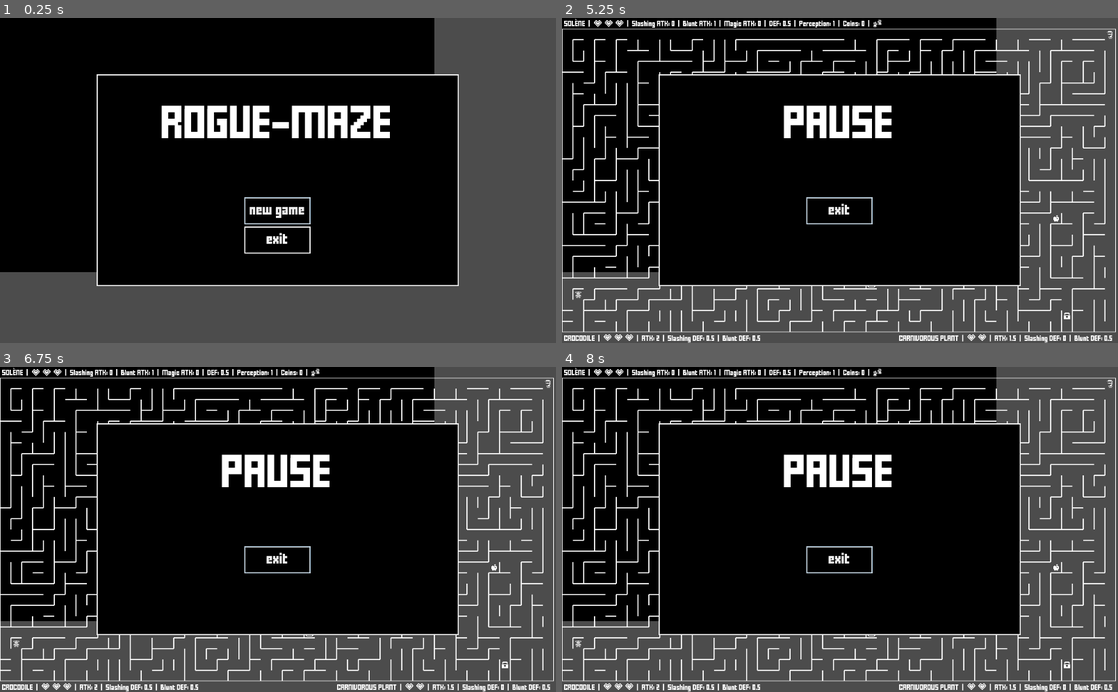
Above: before the commit, frames 1-4 (two rows, left to right).
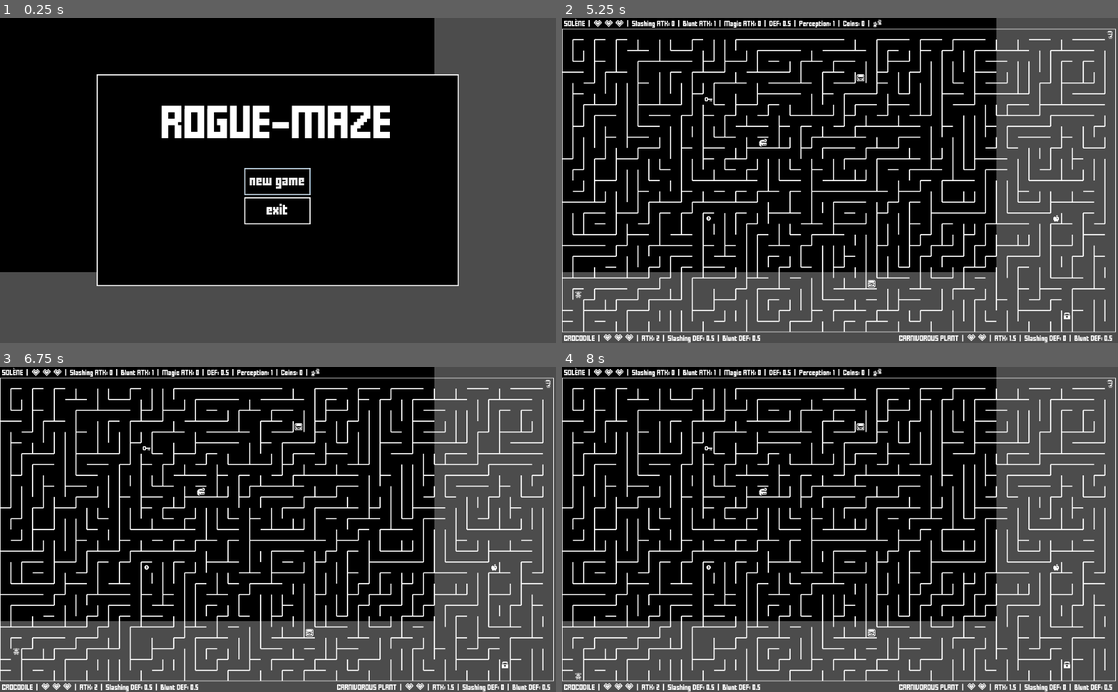
Above: after the commit, the same moments.

Repository: jGonzalezFernandez/rogue-maze
Game: Godot game, scene res://main/main.tscn
The game is run twice, just before and just after one commit, with the same random seed, the same clock (stepped at 60 frames per second) and the same inputs.
Inputs (mouse positions are in pixels of both pictures, inside the frame that each line leads up to):
- Up to frame 1 (0.25 s): no input
- Up to frame 2 (5.25 s): click "new game" at 0.5 s; tap Enter (bomb) at 1.25, 2.75, 3.6 s; hold Right (ui_right) 1.28-2.03 s; hold Enter (bomb) 1.28-2.03 s; tap Space at 2, 3.5 s; hold Down (ui_down) 2.03-2.78 s; tap Shift (dash) at 2.1 s; hold Right (ui_right) 2.78-3.53 s; hold Backspace (teleport) 2.78-3.53 s; hold Up (ui_up) 3.53-4.28 s; hold Left (ui_left) 4.28-5 s; hold Shift (dash) 4.28-5 s; tap Escape (menu) at 4.9 s; click (840, 180) at 5 s, where only the run after the commit has a clickable "continue"
- Up to frame 3 (6.75 s): hold Left (ui_left) 5.78-6.53 s; tap Backspace (teleport) at 5.85 s; hold Down (ui_down) from 6.53 s (still down); hold Shift (dash) from 6.53 s (still down)
- Up to frame 4 (8 s): release Down (ui_down) at 7.28 s; release Shift (dash) at 7.28 s; hold Right (ui_right) from 7.28 s (still down); tap Backspace (teleport) at 7.35 s

The runs differ from the first frame. In frame 1, 0.9% of the frame differs, in the area x 43-56%, y 46-73%; in frame 2, 11%; in frame 3, 11%, in the area x 2-83%, y 17-89%; in frame 4, 11%.

Commit message:
Added functionality to some buttons. A bit of refactoring is needed

Diff:
--- a/gui_elements/popup/event_popup.gd
+++ b/gui_elements/popup/event_popup.gd
@@ -48,7 +48,6 @@
 var small_font_theme: CustomTheme
 var yes_button: Button
 var no_button: Button
-var continue_button: Button
 
 func _init(event_name: int, player: Player, menu_popup: MenuPopup, main: ColorRect, success: bool = true, intro_placeholders_content: Array = [], result_placeholders_content: Array = []).(main) -> void:
 	self.event_name = event_name
@@ -118,19 +117,14 @@
 	no_button.text = "no"
 	no_button.theme = custom_theme
 
-	continue_button = Button.new()
-	continue_button.text = "continue"
-	continue_button.focus_mode = FOCUS_ALL
-	continue_button.theme = custom_theme
-
 	v_container.add_child(yes_button)
 	v_container.add_child(no_button)
-	v_container.add_child(continue_button)
 	v_container.set_anchors_and_margins_preset(Control.PRESET_CENTER_BOTTOM, 0, MARGIN)
 
 	continue_button.hide()
 
 	yes_button.connect("pressed", self, "on_yes_button_pressed")
+	no_button.connect("pressed", self, "on_no_button_pressed")
 	continue_button.connect("pressed", main, "on_event_popup_continue_button_pressed", [self])
 
 func on_yes_button_pressed() -> void:
@@ -139,3 +133,8 @@
 	message.text = result_msg
 	continue_button.show()
 	continue_button.grab_focus()
+
+func on_no_button_pressed() -> void:
+	menu_popup.set_process_input(true)
+	get_tree().paused = false
+	queue_free()
--- a/gui_elements/popup/menu_popup.gd
+++ b/gui_elements/popup/menu_popup.gd
@@ -28,20 +28,35 @@
 	v_container.add_child(exit_button)
 	v_container.set_anchors_and_margins_preset(Control.PRESET_CENTER_BOTTOM, 0, MARGIN)
 
+	continue_button.hide()
+
 	new_game_button.connect("pressed", main, "on_new_game_button_pressed")
+	exit_button.connect("pressed", self, "on_exit_button_pressed")
+	continue_button.connect("pressed", self, "on_continue_button_pressed")
 
 func _input(_event):
 	if Input.is_action_just_pressed("menu"):
 		if get_tree().paused:
 			new_game_button.show()
+			continue_button.hide()
 			get_tree().paused = false
 			hide()
 		elif not visible:
 			message.text = PAUSE_MESSAGE
 			new_game_button.hide()
+			continue_button.show()
 			get_tree().paused = true
 			popup()
 
 func show_game_over() -> void:
 	message.text = GAME_OVER_MESSAGE
 	popup()
+
+func on_exit_button_pressed() -> void:
+	get_tree().quit()
+
+func on_continue_button_pressed() -> void:
+	new_game_button.show()
+	continue_button.hide()
+	get_tree().paused = false
+	hide()
--- a/gui_elements/popup/popup_ext.gd
+++ b/gui_elements/popup/popup_ext.gd
@@ -9,6 +9,7 @@
 var panel: Panel
 var message: Label
 var v_container: VBoxContainer
+var continue_button: Button
 
 func _init(main: ColorRect) -> void:
 	self.main = main
@@ -31,3 +32,9 @@
 
 	v_container = VBoxContainer.new()
 	add_child(v_container)
+
+	continue_button = Button.new()
+	continue_button.text = "continue"
+	continue_button.focus_mode = FOCUS_ALL
+	continue_button.theme = custom_theme
+	v_container.add_child(continue_button)
